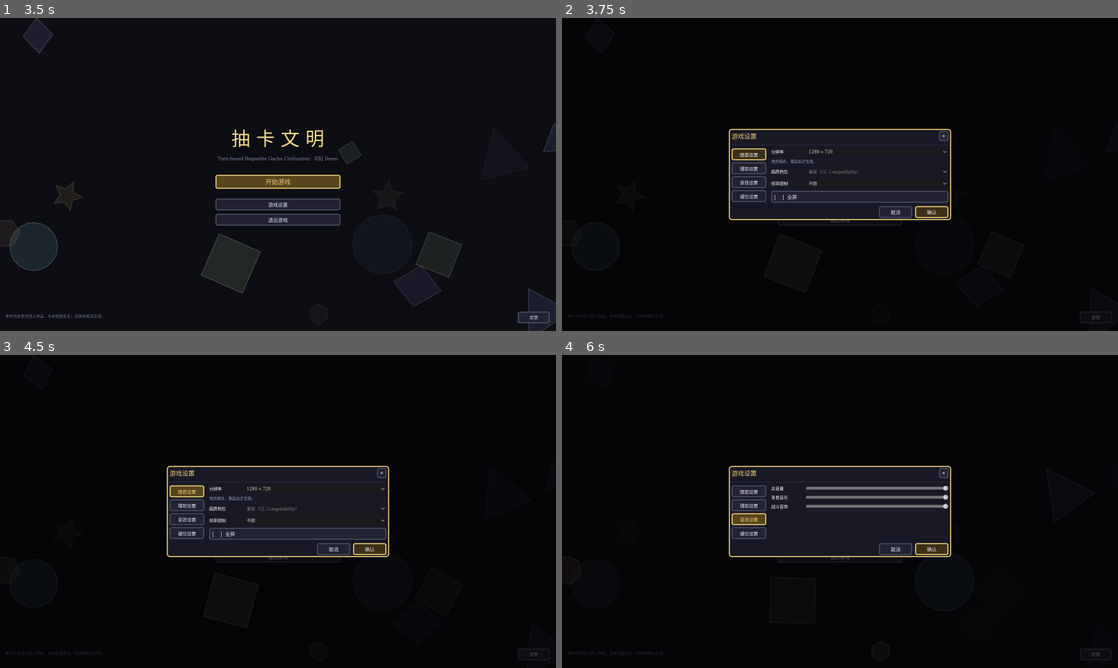
Above: before the commit, frames 1-4 (two rows, left to right).
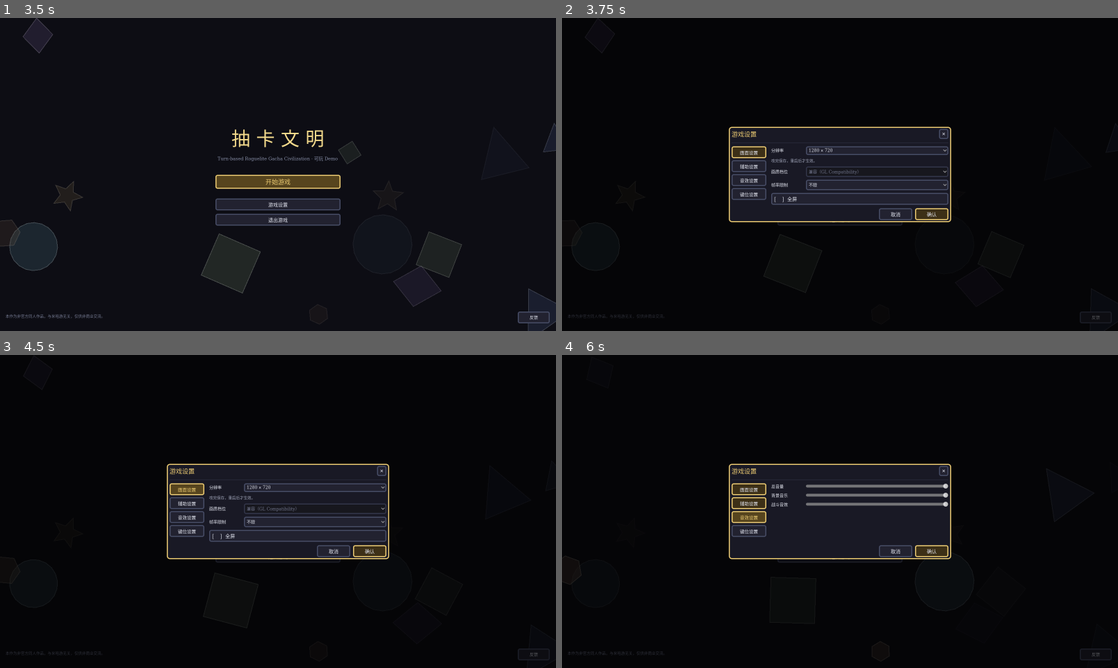
Above: after the commit, the same moments.

Repository: Traveler-NoOne/gacha-civilization
Game: Godot game, scene res://scenes/main.tscn
The game is run twice, just before and just after one commit, with the same random seed, the same clock (stepped at 60 frames per second) and the same inputs.
Inputs:
- Up to frame 1 (3.5 s): click "开始游戏" at 0.5 s; click "开始游戏" at 1.25 s; click "开始游戏" at 2 s; click "开始游戏" at 2.75 s
- Up to frame 2 (3.75 s): click "游戏设置" at 3.5 s
- Up to frame 3 (4.5 s): click "画面设置" at 4.25 s
- Up to frame 4 (6 s): click "辅助设置" at 5 s; click "音效设置" at 5.75 s

Frame 1 is identical in both runs. In frame 2, 2.9% of the frame differs, in the area x 30-70%, y 34-66%; in frame 3, 2.9%; in frame 4, 3.4%.

Commit message:
UI 主题化（第 1 步）：按钮/面板的皮肤搬进 ui_theme.tres，代码让位
- 主题里新增 Button（normal/hover/pressed/focus/disabled + 文字色）、Panel/PanelContainer、Label、LineEdit
- ui_kit.style_button 只在 accent/danger 时现造样式；普通按钮交给主题
- ui_kit.apply_panel 只在传了自定义颜色/圆角时覆盖；默认面板交给主题
- 顺手修正用户填写时的 3 处偏差：normal/hover 的底色与描边太亮、hover 的内边距上下写反（会导致悬停时按钮变大抖动）、font_disabled_color 误填到 icon_disabled_color
- import + 无头启动无错

Diff:
--- a/scripts/ui/ui_kit.gd
+++ b/scripts/ui/ui_kit.gd
@@ -97,8 +97,12 @@
 
 ## 把一个已经存在的 PanelContainer / Panel 的背景换成统一面板样式。
 ## （传进其它类型的控件不会报错，什么也不做。）
+## ⚠️ 2026-10-22 起：**默认面板交给主题**（`ui_theme.tres` 里的 `panel` 样式盒），
+##    只有调用方明确传了别的颜色/圆角时才在代码里覆盖 ✓
 static func apply_panel(p: Control, bg: Color = BG_PANEL, border: Color = LINE,
 		radius: int = 6) -> void:
+	if bg == BG_PANEL and border == LINE and radius == 6:
+		return
 	var sb := panel_style(bg, border, radius)
 	if p is PanelContainer:
 		(p as PanelContainer).add_theme_stylebox_override("panel", sb)
@@ -108,7 +112,11 @@
 
 ## 给按钮套上统一外观：一次设好 normal / hover / pressed / focus / disabled 五种状态。
 ## accent=true 走金色强调样式，danger=true 走红色危险样式（两者同时为真时 danger 优先）。
+## ⚠️ 2026-10-22 起：**普通按钮交给主题**（`Button` 的五个状态在 `ui_theme.tres` 里）；
+##    这里只剩"强调 / 危险"两种特殊皮肤 ✓
 static func style_button(b: Button, accent: bool = false, danger: bool = false) -> void:
+	if not accent and not danger:
+		return
 	var base := BG_PANEL_2
 	var hover := Color(0.20, 0.21, 0.29)
 	var line := LINE
--- a/scripts/ui/ui_theme.tres
+++ b/scripts/ui/ui_theme.tres
@@ -1,4 +1,132 @@
 [gd_resource type="Theme" format=3 uid="uid://cwsa0bel5y3s"]
+
+[sub_resource type="StyleBoxFlat" id="StyleBoxFlat_0q6vn"]
+content_margin_left = 8.0
+content_margin_top = 6.0
+content_margin_right = 8.0
+content_margin_bottom = 6.0
+bg_color = Color(0.09, 0.09, 0.12, 1)
+border_width_left = 3
+border_width_top = 3
+border_width_right = 3
+border_width_bottom = 3
+border_color = Color(0.2, 0.21, 0.29, 1)
+corner_radius_top_left = 5
+corner_radius_top_right = 5
+corner_radius_bottom_right = 5
+corner_radius_bottom_left = 5
+
+[sub_resource type="StyleBoxFlat" id="StyleBoxFlat_c0n8i"]
+content_margin_left = 8.0
+content_margin_top = 6.0
+content_margin_right = 8.0
+content_margin_bottom = 6.0
+bg_color = Color(0, 0, 0, 0)
+border_width_left = 3
+border_width_top = 3
+border_width_right = 3
+border_width_bottom = 3
+border_color = Color(0.93, 0.8, 0.45, 1)
+corner_radius_top_left = 5
+corner_radius_top_right = 5
+corner_radius_bottom_right = 5
+corner_radius_bottom_left = 5
+
+[sub_resource type="StyleBoxFlat" id="StyleBoxFlat_cw625"]
+content_margin_left = 8.0
+content_margin_top = 6.0
+content_margin_right = 8.0
+content_margin_bottom = 6.0
+bg_color = Color(0.2, 0.21, 0.29, 1)
+border_width_left = 3
+border_width_top = 3
+border_width_right = 3
+border_width_bottom = 3
+border_color = Color(0.93, 0.8, 0.45, 1)
+corner_radius_top_left = 5
+corner_radius_top_right = 5
+corner_radius_bottom_right = 5
+corner_radius_bottom_left = 5
+
+[sub_resource type="StyleBoxFlat" id="StyleBoxFlat_i2yae"]
+content_margin_left = 8.0
+content_margin_top = 6.0
+content_margin_right = 8.0
+content_margin_bottom = 6.0
+bg_color = Color(0.135, 0.135, 0.19, 1)
+border_width_left = 3
+border_width_top = 3
+border_width_right = 3
+border_width_bottom = 3
+border_color = Color(0.28, 0.3, 0.4, 1)
+corner_radius_top_left = 5
+corner_radius_top_right = 5
+corner_radius_bottom_right = 5
+corner_radius_bottom_left = 5
+
+[sub_resource type="StyleBoxFlat" id="StyleBoxFlat_5oida"]
+content_margin_left = 8.0
+content_margin_top = 6.0
+content_margin_right = 8.0
+content_margin_bottom = 6.0
+bg_color = Color(0.15, 0.16, 0.22, 1)
+border_width_left = 3
+border_width_top = 3
+border_width_right = 3
+border_width_bottom = 3
+border_color = Color(0.28, 0.3, 0.4, 1)
+corner_radius_top_left = 5
+corner_radius_top_right = 5
+corner_radius_bottom_right = 5
+corner_radius_bottom_left = 5
+
+[sub_resource type="StyleBoxFlat" id="StyleBoxFlat_xwdwv"]
+content_margin_left = 8.0
+content_margin_top = 6.0
+content_margin_right = 8.0
+content_margin_bottom = 6.0
+bg_color = Color(0.075, 0.075, 0.115, 1)
+border_width_left = 3
+border_width_top = 3
+border_width_right = 3
+border_width_bottom = 3
+border_color = Color(0.2, 0.21, 0.29, 1)
+corner_radius_top_left = 5
+corner_radius_top_right = 5
+corner_radius_bottom_right = 5
+corner_radius_bottom_left = 5
+
+[sub_resource type="StyleBoxFlat" id="StyleBoxFlat_nxs3q"]
+content_margin_left = 8.0
+content_margin_top = 6.0
+content_margin_right = 8.0
+content_margin_bottom = 6.0
+bg_color = Color(0.1, 0.1, 0.145, 1)
+border_width_left = 3
+border_width_top = 3
+border_width_right = 3
+border_width_bottom = 3
+border_color = Color(0.28, 0.3, 0.4, 1)
+corner_radius_top_left = 6
+corner_radius_top_right = 6
+corner_radius_bottom_right = 6
+corner_radius_bottom_left = 6
+
+[sub_resource type="StyleBoxFlat" id="StyleBoxFlat_1prhn"]
+content_margin_left = 8.0
+content_margin_top = 6.0
+content_margin_right = 8.0
+content_margin_bottom = 6.0
+bg_color = Color(0.1, 0.1, 0.145, 1)
+border_width_left = 3
+border_width_top = 3
+border_width_right = 3
+border_width_bottom = 3
+border_color = Color(0.28, 0.3, 0.4, 1)
+corner_radius_top_left = 6
+corner_radius_top_right = 6
+corner_radius_bottom_right = 6
+corner_radius_bottom_left = 6
 
 [sub_resource type="SystemFont" id="SystemFont_bold"]
 font_names = PackedStringArray("Microsoft YaHei", "微软雅黑", "SimHei", "黑体", "Noto Sans SC", "Source Han Sans SC", "sans-serif")
@@ -10,6 +138,19 @@
 [resource]
 default_font = SubResource("SystemFont_regular")
 default_font_size = 12
+Button/colors/font_color = Color(0.9, 0.91, 0.95, 1)
+Button/colors/font_disabled_color = Color(0.45, 0.47, 0.56, 1)
+Button/colors/font_hover_color = Color(0.93, 0.8, 0.45, 1)
+Button/colors/icon_disabled_color = Color(0.45, 0.47, 0.56, 1)
+Button/styles/disabled = SubResource("StyleBoxFlat_0q6vn")
+Button/styles/focus = SubResource("StyleBoxFlat_c0n8i")
+Button/styles/hover = SubResource("StyleBoxFlat_cw625")
+Button/styles/normal = SubResource("StyleBoxFlat_i2yae")
+Button/styles/pressed = SubResource("StyleBoxFlat_5oida")
+Label/colors/font_color = Color(0.9, 0.91, 0.95, 1)
+LineEdit/styles/normal = SubResource("StyleBoxFlat_xwdwv")
+Panel/styles/panel = SubResource("StyleBoxFlat_nxs3q")
+PanelContainer/styles/panel = SubResource("StyleBoxFlat_1prhn")
 RichTextLabel/fonts/bold_font = SubResource("SystemFont_bold")
 RichTextLabel/fonts/bold_italics_font = SubResource("SystemFont_bold")
 RichTextLabel/fonts/italics_font = SubResource("SystemFont_regular")
